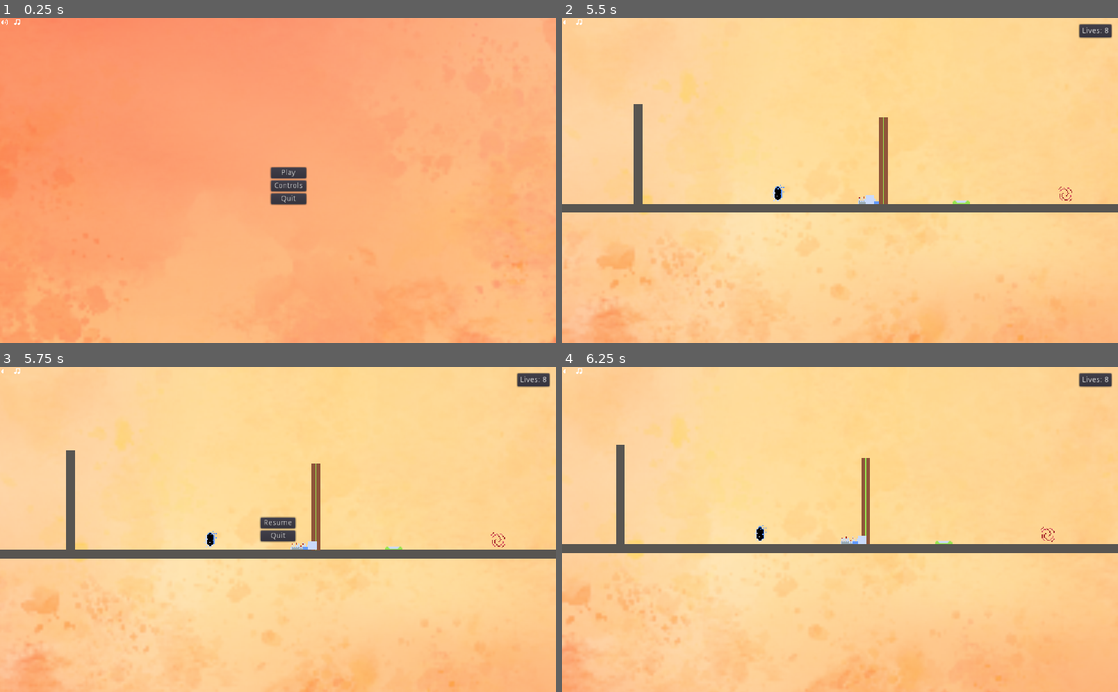
Above: before the commit, frames 1-4 (two rows, left to right).
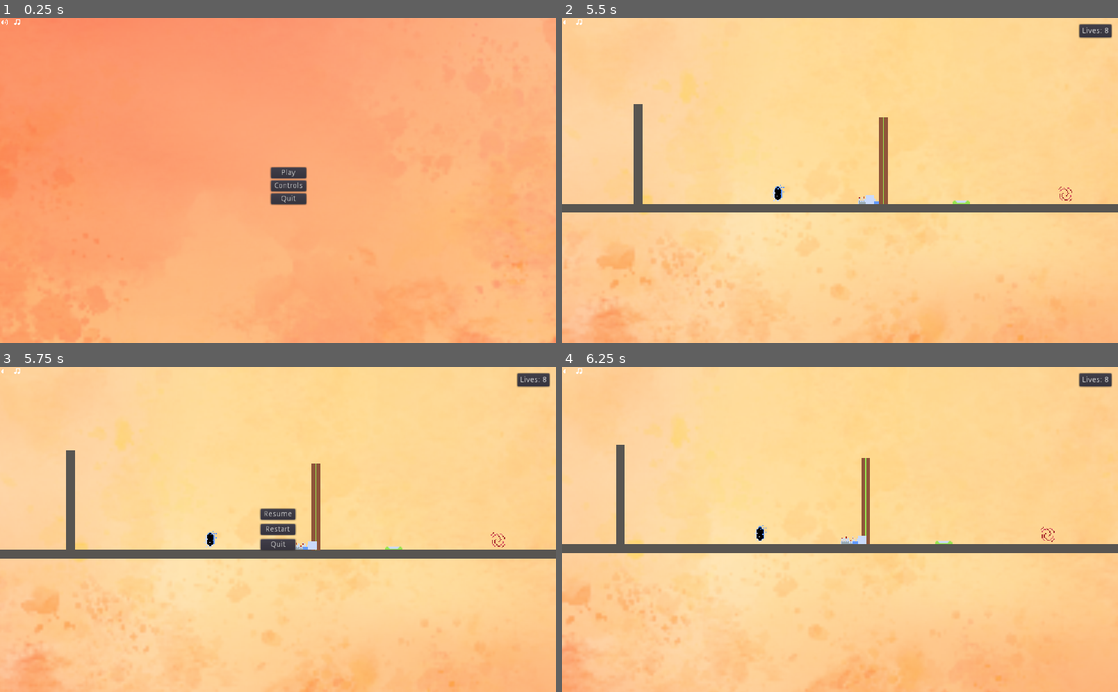
Above: after the commit, the same moments.

Repository: Jaden-Giordano/ikigai-gdn2021
Game: Godot game, scene res://Main.tscn
Same seed, same stepped clock (60 frames per second), same inputs: the game is played once before the commit and once after it.
Inputs (mouse positions are in pixels of both pictures, inside the frame that each line leads up to):
- Up to frame 1 (0.25 s): no input
- Up to frame 2 (5.5 s): click "Play" at 0.5 s; click (567, 21) at 1.25 s; hold D (right) 2.03-3.53 s; tap Space (jump) at 2.27, 3.02, 4.52, 5.27 s; hold A (left) 3.53-4.28 s; hold D (right) from 4.28 s (still down)
- Up to frame 3 (5.75 s): keep holding D (right); tap Escape (menu) at 5.65 s
- Up to frame 4 (6.25 s): release D (right) at 5.75 s; click "Resume" at 5.75 s

Frames 1-2 are identical in both runs. In frame 3, 0.7% of the frame differs, in the area x 46-54%, y 43-57%; in frame 4, nothing differs.

Commit message:
restart level from ingame menu

Diff:
--- a/Main.gd
+++ b/Main.gd
@@ -46,15 +46,20 @@
   Audio.fade_out_current()
   ingame_menu = GameMenu.instance()
   ingame_menu.connect("resume_clicked", self, "_on_resume")
+  ingame_menu.connect("restart_clicked", self, "_on_restart")
   ingame_menu.connect("quit_clicked", self, "_on_quit")
   ui.add_child(ingame_menu)
   get_tree().paused = true;
 
+func destroy_ingame_menu():
+  if ingame_menu:
+    ingame_menu.queue_free()
+    ingame_menu = null
+
 func _on_resume():
   if ingame_menu:
     Audio.play("MenuSelect")
-    ingame_menu.queue_free()
-    ingame_menu = null
+    destroy_ingame_menu()
     get_tree().paused = false;
     Audio.fade_in_current()
 
@@ -83,8 +88,10 @@
   spawn_main_menu()
 
 func _on_restart():
-  game_over.queue_free()
-  game_over = null
+  if game_over:
+    game_over.queue_free()
+    game_over = null
+  destroy_ingame_menu()
   levels.restart()
   playing = true
   get_tree().paused = false
--- a/menus/GameMenu.gd
+++ b/menus/GameMenu.gd
@@ -1,6 +1,7 @@
 extends CenterContainer
 
 signal resume_clicked
+signal restart_clicked
 signal quit_clicked
 
 func _process(delta):
@@ -8,7 +9,10 @@
     _on_resume()
 
 func _on_resume():
-    emit_signal("resume_clicked")
+  emit_signal("resume_clicked")
+
+func _on_restart():
+  emit_signal("restart_clicked")
 
 func _on_quit():
-    emit_signal("quit_clicked")
+  emit_signal("quit_clicked")
--- a/menus/GameMenu.tscn
+++ b/menus/GameMenu.tscn
@@ -12,19 +12,27 @@
 
 [node name="VBoxContainer" type="VBoxContainer" parent="."]
 margin_left = 480.0
-margin_top = 278.0
+margin_top = 262.0
 margin_right = 544.0
-margin_bottom = 322.0
+margin_bottom = 338.0
+custom_constants/separation = 8
 
 [node name="Resume" type="Button" parent="VBoxContainer"]
 margin_right = 64.0
 margin_bottom = 20.0
 text = "Resume"
 
+[node name="Restart" type="Button" parent="VBoxContainer"]
+margin_top = 28.0
+margin_right = 64.0
+margin_bottom = 48.0
+text = "Restart"
+
 [node name="Quit" type="Button" parent="VBoxContainer"]
-margin_top = 24.0
+margin_top = 56.0
 margin_right = 64.0
-margin_bottom = 44.0
+margin_bottom = 76.0
 text = "Quit"
 [connection signal="pressed" from="VBoxContainer/Resume" to="." method="_on_resume"]
+[connection signal="pressed" from="VBoxContainer/Restart" to="." method="_on_restart"]
 [connection signal="pressed" from="VBoxContainer/Quit" to="." method="_on_quit"]
